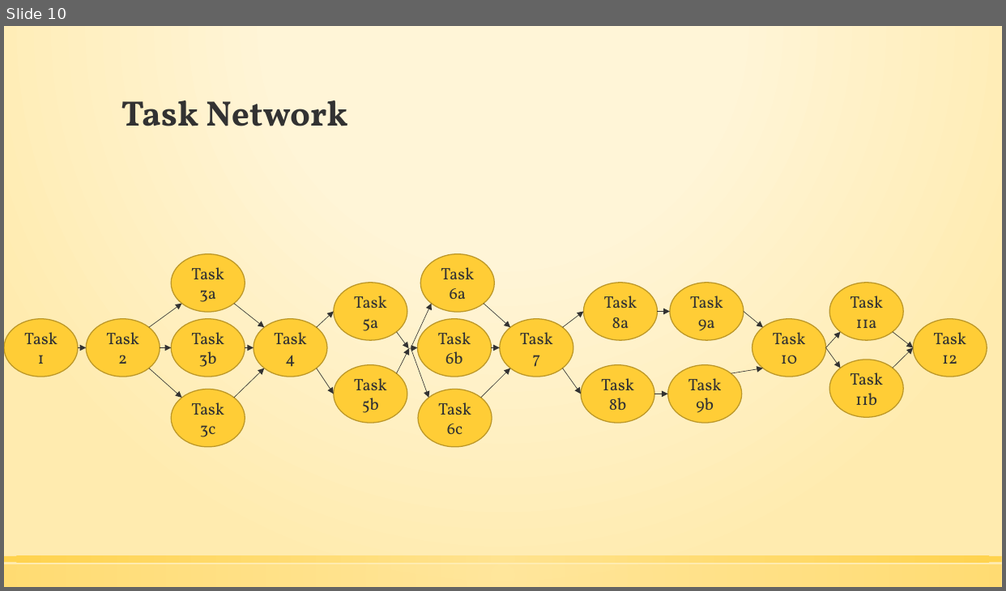
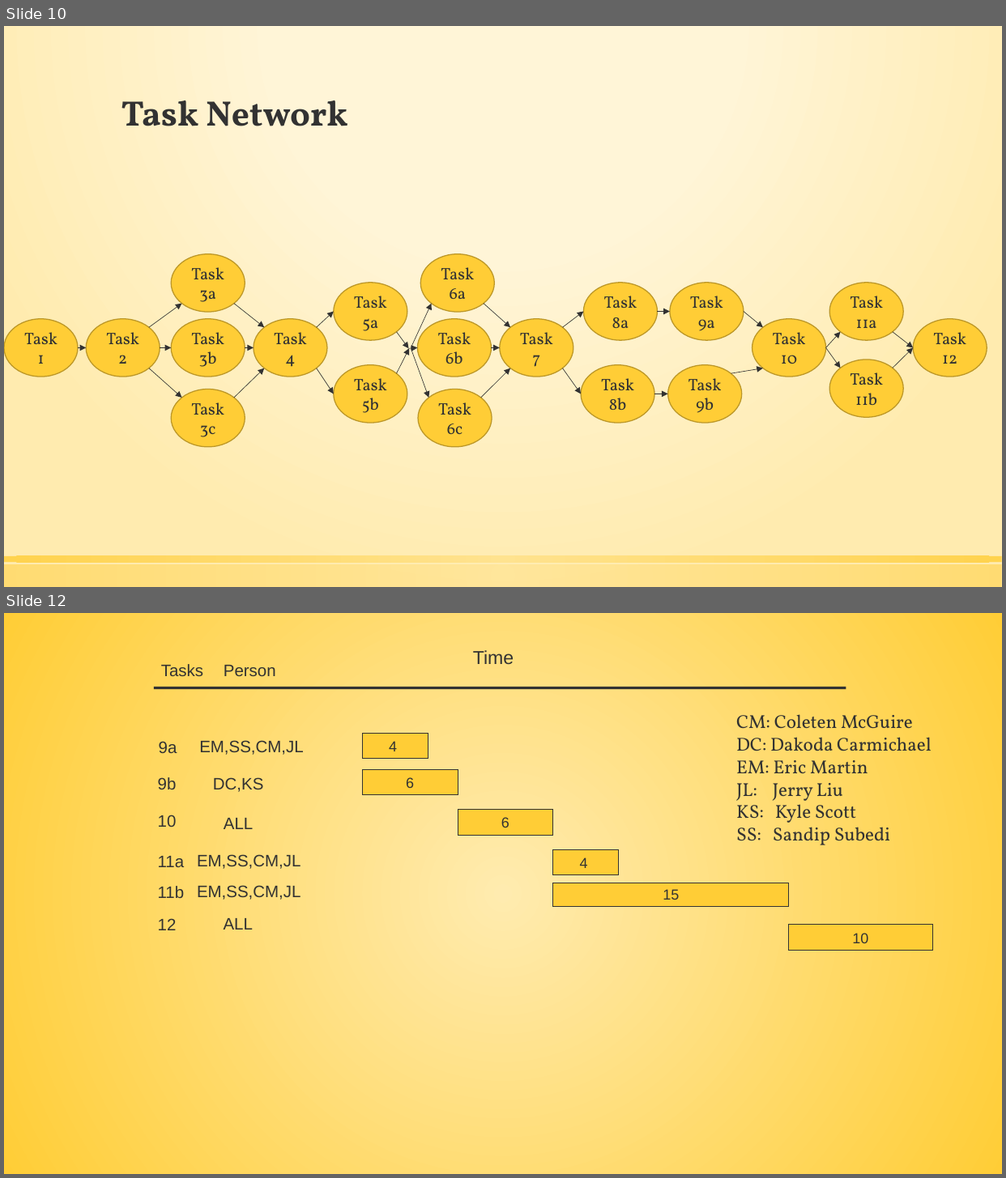
Before and after one commit to COLEplusTEN/P.I.T.S, a slide deck: Team.Supreme.pptx. Shown one above the other, each under a label of ours: slide 10 before the commit, slides 10 and 12 after it; the slides between them are not shown. The pictures are 1006x591 and 1006x1178 pixels, drawn with LibreOffice and Linux fonts; fonts in the diff are those of the drawing. Boxes give left, top, right and bottom in pixels: in the first picture for what was removed or moved away, otherwise in the second. Text is boxed around its words. In the diff, an @@ line names an element or a change of style, - is before the commit and + after.

```diff
--- a/Team.Supreme.pptx
+++ b/Team.Supreme.pptx
@@ slide 12 added at (x1=4, y1=613, x2=1002, y2=1174), background gradient #FFEBAF to #FFCD36 @@
@@ text added at (x1=473, y1=650, x2=513, y2=664), 18 pt, text #323232 @@
+Time
@@ text added at (x1=161, y1=664, x2=203, y2=676), 16 pt, text #323232 @@
+Tasks
@@ text added at (x1=224, y1=665, x2=276, y2=676), 16 pt, text #323232 @@
+Person
@@ line added from (154, 688) to (846, 688), #323232 2.5 pt @@
@@ rectangle added at (x1=363, y1=734, x2=428, y2=758), fill #FFCD36, outline #323232 0.75 pt, 14 pt, text #323232 @@
+4
@@ text added at (x1=736, y1=714, x2=931, y2=845), 18 pt, text #323232 @@
+CM: Coleten McGuire
+DC: Dakoda Carmichael
+EM: Eric Martin
+JL: Jerry Liu
+KS: Kyle Scott
+SS: Sandip Subedi
@@ text added at (x1=159, y1=741, x2=177, y2=753), 16 pt, text #323232 @@
+9a
@@ text added at (x1=199, y1=740, x2=303, y2=755), 16 pt, text #323232 @@
+EM,SS,CM,JL
@@ text added at (x1=158, y1=777, x2=177, y2=790), 16 pt, text #323232 @@
+9b
@@ text added at (x1=213, y1=777, x2=264, y2=792), 16 pt, text #323232 @@
+DC,KS
@@ rectangle added at (x1=363, y1=769, x2=458, y2=795), fill #FFCD36, outline #323232 0.75 pt, 14 pt, text #323232 @@
+6
@@ text added at (x1=158, y1=815, x2=177, y2=827), 16 pt, text #323232 @@
+10
@@ text added at (x1=224, y1=818, x2=253, y2=829), 16 pt, text #323232 @@
+ALL
@@ rectangle added at (x1=458, y1=809, x2=552, y2=835), fill #FFCD36, outline #323232 0.75 pt, 14 pt, text #323232 @@
+6
@@ text added at (x1=197, y1=854, x2=300, y2=869), 16 pt, text #323232 @@
+EM,SS,CM,JL
@@ rectangle added at (x1=552, y1=850, x2=619, y2=875), fill #FFCD36, outline #323232 0.75 pt, 14 pt, text #323232 @@
+4
@@ text added at (x1=158, y1=856, x2=185, y2=867), 16 pt, text #323232 @@
+11a
@@ text added at (x1=158, y1=886, x2=185, y2=898), 16 pt, text #323232 @@
+11b
@@ text added at (x1=197, y1=885, x2=300, y2=900), 16 pt, text #323232 @@
+EM,SS,CM,JL
@@ rectangle added at (x1=552, y1=884, x2=789, y2=906), fill #FFCD36, outline #323232 0.75 pt, 14 pt, text #323232 @@
+15
@@ text added at (x1=158, y1=918, x2=177, y2=931), 16 pt, text #323232 @@
+12
@@ text added at (x1=224, y1=918, x2=253, y2=930), 16 pt, text #323232 @@
+ALL
@@ rectangle added at (x1=790, y1=924, x2=933, y2=951), fill #FFCD36, outline #323232 0.75 pt, 14 pt, text #323232 @@
+10
```
Also in this commit, not shown: 1 other slide added, 2 slides removed.
